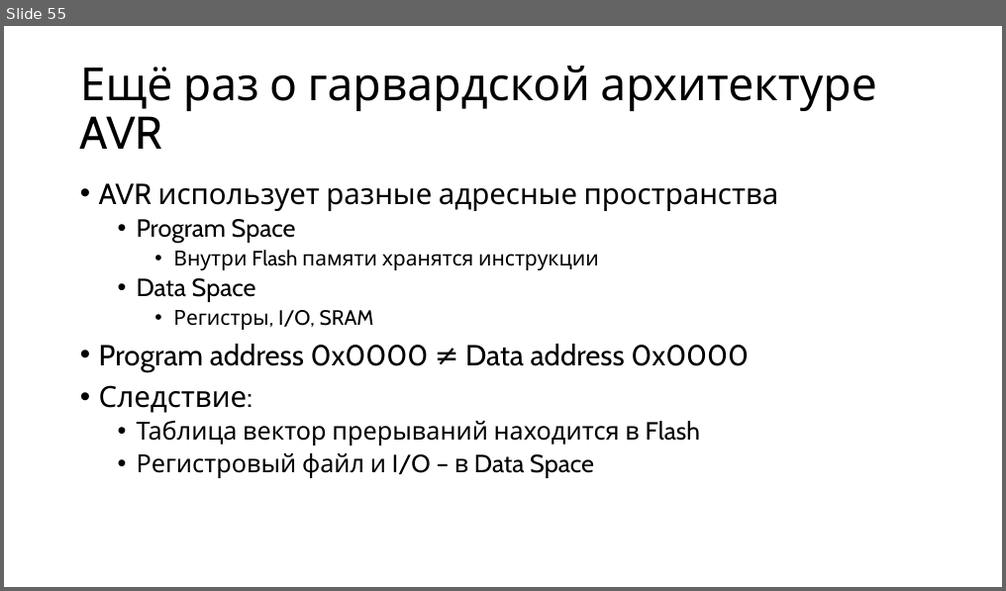
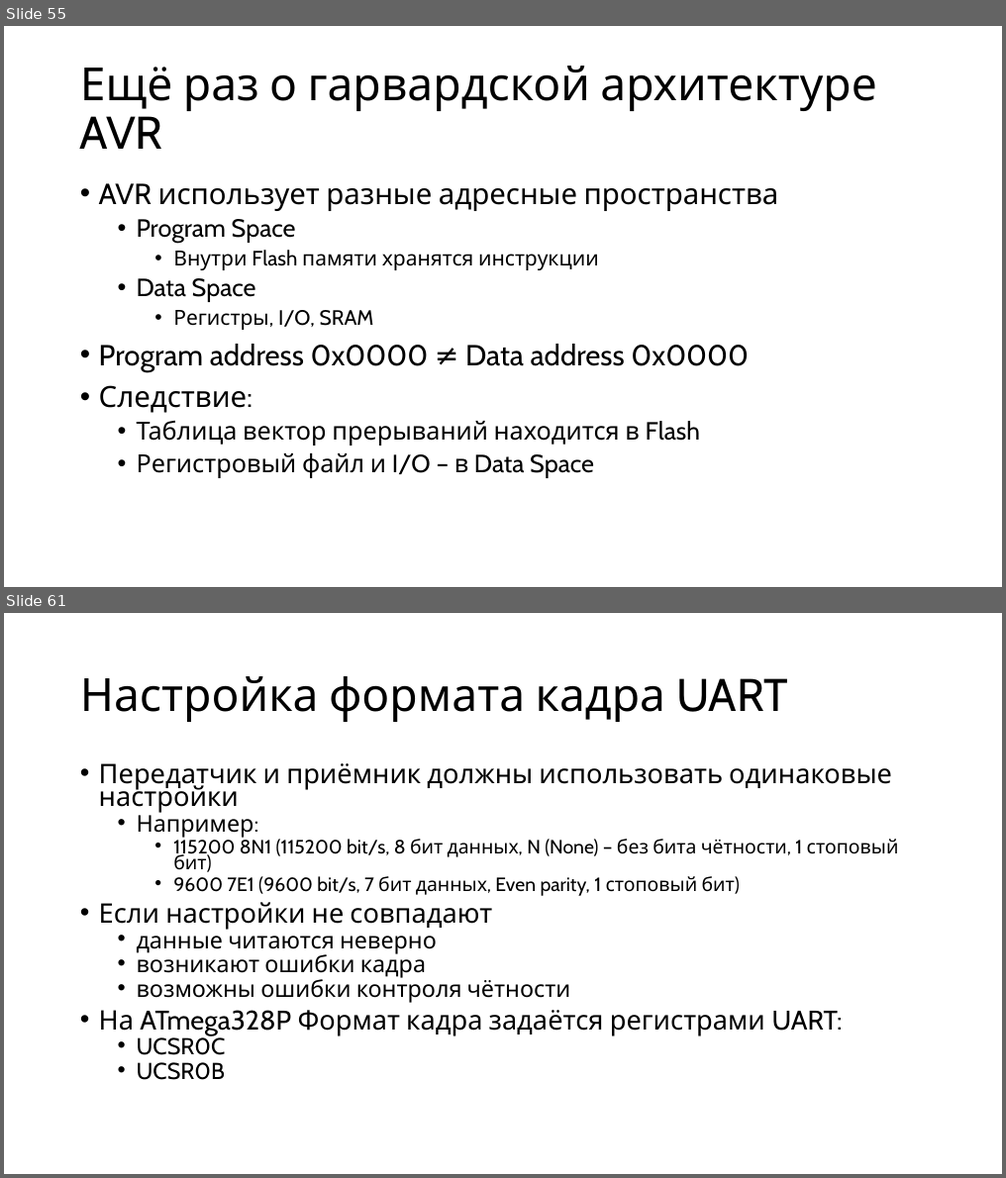
Before and after one commit to alexey-malov/mpp, a slide deck: lectures/14/Microcontroller Programming.pptx. Shown one above the other, each under a label of ours: slide 55 before the commit, slides 55 and 61 after it; the slides between them are not shown. The pictures are 1006x591 and 1006x1178 pixels, drawn with LibreOffice and Linux fonts; fonts in the diff are those of the drawing. Boxes give left, top, right and bottom in pixels: in the first picture for what was removed or moved away, otherwise in the second. Text is boxed around its words. In the diff, an @@ line names an element or a change of style, - is before the commit and + after.

```diff
--- a/lectures/14/Microcontroller Programming.pptx
+++ b/lectures/14/Microcontroller Programming.pptx
@@ slide 61 added at (4,613,1002,1174), background #FFFFFF @@
@@ title added at (80,676,788,722), 44 pt, text #000000 @@
+Настройка формата кадра UART
@@ text added at (99,763,899,1080), 25.9 pt, text #000000 @@
+• Передатчик и приёмник должны использовать одинаковые настройки
+  • Например:
+    • 115200 8N1 (115200 bit/s, 8 бит данных, N (None) – без бита чётности, 1 стоповый бит)
+    • 9600 7E1 (9600 bit/s, 7 бит данных, Even parity, 1 стоповый бит)
+• Если настройки не совпадают
+  • данные читаются неверно
+  • возникают ошибки кадра
+  • возможны ошибки контроля чётности
+• На ATmega328P Формат кадра задаётся регистрами UART:
+  • UCSR0C
+  • UCSR0B
```
Also in this commit, not shown: 1 slide changed, 31 other slides added, 1 slide removed.
